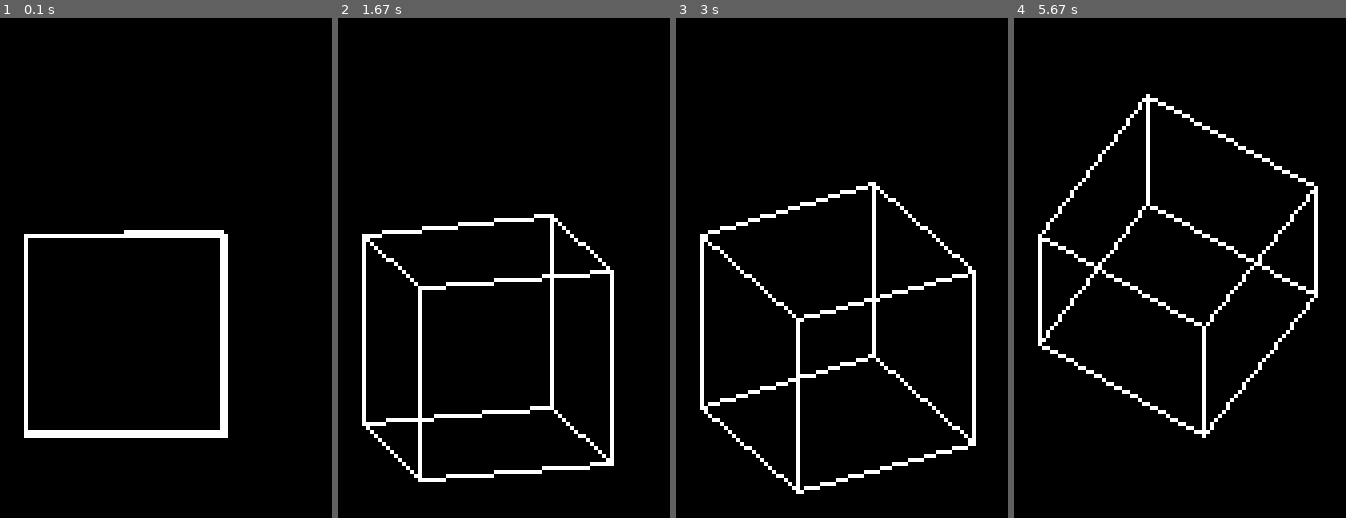
Above: before the commit, frames 1-4 (left to right).
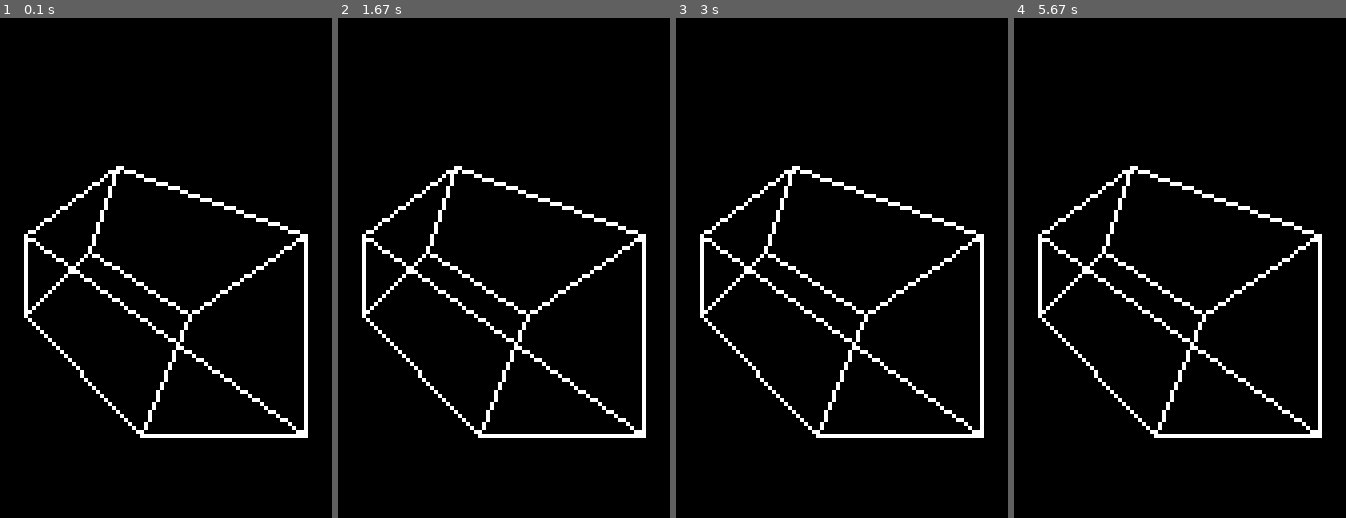
Above: after the commit, the same moments.

Repository: evanrk/3D_engine_revisited
Game: pygame game, started from main.py
The game is run twice, just before and just after one commit, with the same random seed, the same clock (stepped at 60 frames per second) and the same inputs.
Inputs:
- Up to frame 1 (0.1 s): no input
- Up to frame 2 (1.67 s): no input
- Up to frame 3 (3 s): no input
- Up to frame 4 (5.67 s): no input

The runs differ from the first frame. In frame 1, 6.0% of the frame differs, in the area x 7-93%, y 29-84%; in frame 2, 7.2%, in the area x 7-93%, y 29-93%; in frame 3, 7.1%; in frame 4, 7.0%.

Commit message:
added one point perspective

Diff:
--- a/main.py
+++ b/main.py
@@ -2,7 +2,7 @@
 import sys
 
 from vectors import *
-from pygame_helper import *
+from render_helper import *
 from constants import *
 
 pygame.init()
@@ -14,24 +14,29 @@
 window = pygame.display.set_mode(window_size)
 pygame.display.set_caption("3D Engine Pt 2!!")
 
-# test_vec1 = Vector3((1, 0, 0), start_pos=(0, 0, 0)) * 50
 
-cube_vec1 = Vector3((1, 0, 0), (0, 50, 50)) * 50
-cube_vec2 = Vector3((1, 0, 0), (0, 0, 50)) * 50
-cube_vec3 = Vector3((1, 0, 0), (0, 0, 0)) * 50
-cube_vec4 = Vector3((1, 0, 0), (0, 50, 0)) * 50
+# cube vectors
 
-cube_vec5 = Vector3((0, 1, 0), (0, 0, 0)) * 50
-cube_vec6 = Vector3((0, 1, 0), (0, 0, 50)) * 50
-cube_vec7 = Vector3((0, 1, 0), (50, 0, 50)) * 50
-cube_vec8 = Vector3((0, 1, 0), (50, 0, 0)) * 50
+# x vectors for cube
+cube_vec1 = Vector3((1, 0, 0), (0, 1, 1))
+cube_vec2 = Vector3((1, 0, 0), (0, 0, 1))
+cube_vec3 = Vector3((1, 0, 0), (0, 0, 0))
+cube_vec4 = Vector3((1, 0, 0), (0, 1, 0))
 
-cube_vec9 = Vector3((0, 0, 1), (0, 0, 0)) * 50
-cube_vec10 = Vector3((0, 0, 1), (50, 0, 0)) * 50
-cube_vec11 = Vector3((0, 0, 1), (50, 50, 0)) * 50
-cube_vec12 = Vector3((0, 0, 1), (0, 50, 0)) * 50
+# y vectors for cube
+cube_vec5 = Vector3((0, 1, 0), (0, 0, 0))
+cube_vec6 = Vector3((0, 1, 0), (0, 0, 1))
+cube_vec7 = Vector3((0, 1, 0), (1, 0, 1))
+cube_vec8 = Vector3((0, 1, 0), (1, 0, 0))
 
-camera_normal = Vector3((1, 0, 0))
+# z vectors for cube
+cube_vec9 = Vector3((0, 0, 1), (0, 0, 0))
+cube_vec10 = Vector3((0, 0, 1), (1, 0, 0))
+cube_vec11 = Vector3((0, 0, 1), (1, 1, 0))
+cube_vec12 = Vector3((0, 0, 1), (0, 1, 0))
+
+# normal vec of camera
+camera_normal = Vector3((1, 1, 0), (0, 0, 0))
 
 run = True
 while run:
@@ -40,6 +45,7 @@
     # color background black
     window.fill((0, 0, 0))
 
+    # draw a cube
     draw_line_3d(window, (255, 255, 255), cube_vec1, camera_normal)
     draw_line_3d(window, (255, 255, 255), cube_vec2, camera_normal)
     draw_line_3d(window, (255, 255, 255), cube_vec3, camera_normal)
@@ -53,7 +59,8 @@
     draw_line_3d(window, (255, 255, 255), cube_vec11, camera_normal)
     draw_line_3d(window, (255, 255, 255), cube_vec12, camera_normal)
 
-    camera_normal = rotate_vector(camera_normal, theta_z=1/6)
+    # camera_normal = rotate_vector(camera_normal, theta_z=1/6)
+
 
     # update display
     pygame.display.flip()
--- a/pygame_helper.py
+++ b/render_helper.py
@@ -14,7 +14,7 @@
 
 
 def rotate_vector(vector:Vector3, theta_x=0, theta_y=0, theta_z=0):
-    """angles in degrees"""
+    """Rotates a vector around the x-axis, y-axis, and z-axis. Angles in degrees"""
     # convert to radians
     theta_x = math.radians(theta_x)
     theta_y = math.radians(theta_y)
@@ -49,13 +49,15 @@
 
 
 def draw_line_2d(surface, color, vector:Vector2):
-    translated_start = (vector.start_pos[0] + WINDOW_WIDTH/2, vector.start_pos[1] + WINDOW_HEIGHT/2)
-    translated_end = (vector.end_pos[0] + WINDOW_WIDTH/2, vector.end_pos[1] + WINDOW_HEIGHT/2)
+    """Draw 2d vector with coordinates at center"""
+    translated_start = (vector.start_pos[0]*50 + WINDOW_WIDTH/2, vector.start_pos[1]*50 + WINDOW_HEIGHT/2)
+    translated_end = (vector.end_pos[0]*50 + WINDOW_WIDTH/2, vector.end_pos[1]*50 + WINDOW_HEIGHT/2)
 
     pygame.draw.line(surface, color, translated_start, translated_end)
 
 
 def draw_line_3d(surface, color, vector:Vector3, camera_normal:Vector3):
+    """Project vector3d onto 2d plane"""
     # projection = vector - camera_normal.proj(vector)
     # x = projection.x
     # y = projection.y
@@ -74,10 +76,57 @@
     rotated_vec = rotate_vector(vector, theta_x=rotate_x_angle, theta_y=rotate_y_angle)
     x = rotated_vec.x
     y = rotated_vec.y
+    z = rotated_vec.z
 
     # rotate the start position vector
     rotated_start_pos = rotate_vector(Vector3(vector.start_pos), theta_x=rotate_x_angle, theta_y=rotate_y_angle)
     start_pos_x = rotated_start_pos.x
     start_pos_y = rotated_start_pos.y
+    start_pos_z = rotated_start_pos.z
 
-    draw_line_2d(surface, color, Vector2((x, y), (start_pos_x, start_pos_y)))
+    one_point_perspective(surface, color, rotated_vec, rotated_start_pos.values)
+    # draw_line_2d(surface, color, Vector2((x, y), (start_pos_x, start_pos_y)))
+
+
+def one_point_perspective(surface, color, vector:Vector3, vector_start_pos:tuple):
+    """Project onto a one point perspective"""
+    vector = Vector3(vector.values, vector_start_pos)
+
+    # condenses points based on z value
+
+    start_pos_x = vector.start_pos[0]
+    start_pos_y = vector.start_pos[1]
+    start_pos_z = vector.start_pos[2]
+
+    end_pos_x = vector.end_pos[0]
+    end_pos_y = vector.end_pos[1]
+    end_pos_z = vector.end_pos[2]
+
+    # # eq 1:
+    # TEST = 4
+    # # project start position into perspective
+    # proj_start_pos_x = start_pos_x - start_pos_x * start_pos_z / TEST
+    # proj_start_pos_y = start_pos_y - start_pos_y * start_pos_z / TEST
+
+    # # project end position into perspective
+    # proj_end_pos_x = end_pos_x - end_pos_x * end_pos_z / TEST
+    # proj_end_pos_y = end_pos_y - end_pos_y * end_pos_z / TEST
+
+    # eq 2:
+    # project start position into perspective
+    proj_start_pos_x = start_pos_x / (start_pos_z+1)
+    proj_start_pos_y = start_pos_y / (start_pos_z+1)
+
+    # project end position into perspective
+    proj_end_pos_x = end_pos_x / (end_pos_z+1)
+    proj_end_pos_y = end_pos_y / (end_pos_z+1)
+
+
+    # create new vector2d
+    vector_values = (proj_end_pos_x - proj_start_pos_x, proj_end_pos_y - proj_start_pos_y)
+    start_values = (proj_start_pos_x, proj_start_pos_y)
+
+    perspective_vector = Vector2(vector_values, start_pos=start_values)
+
+    # draw new 2d vector
+    draw_line_2d(surface, color, perspective_vector)
